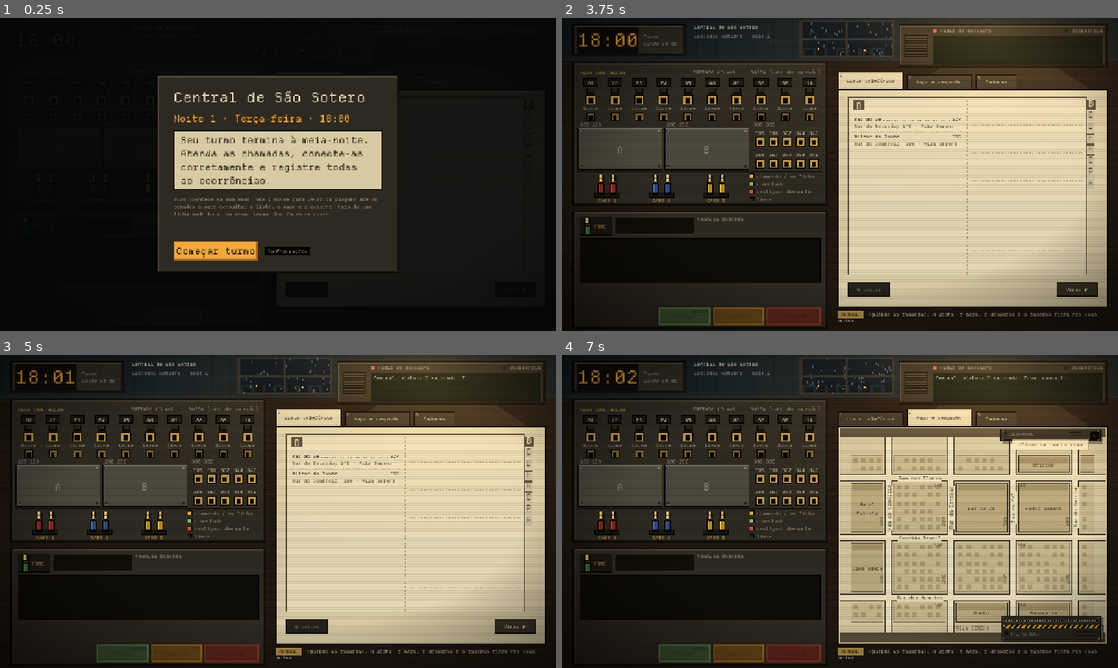
Above: before the commit, frames 1-4 (two rows, left to right).
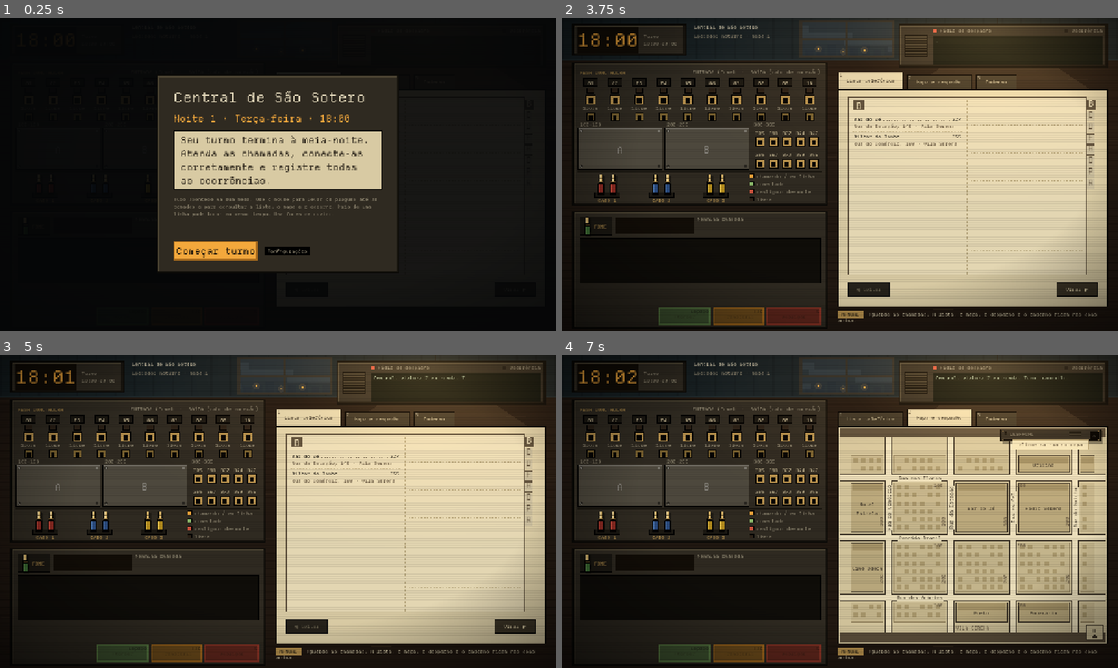
Above: after the commit, the same moments.

Repository: MendelDdS/Project-Switchboard
Game: Godot game, scene res://scenes/main.tscn
Same seed, same stepped clock (60 frames per second), same inputs: the game is played once before the commit and once after it.
Inputs (mouse positions are in pixels of both pictures, inside the frame that each line leads up to):
- Up to frame 1 (0.25 s): no input
- Up to frame 2 (3.75 s): click "Lista telefônica" at 0.5 s; click "Mapa e despacho" at 1.25 s; click "Virar ▶" at 2 s; click "Caderno" at 2.75 s; click "Começar turno" at 3.5 s
- Up to frame 3 (5 s): drag from (139, 470) to (333, 442) at 4.27 s
- Up to frame 4 (7 s): tap Enter at 5 s; drag from (973, 536) to (812, 574) at 5.02 s; move the mouse to (895, 442) at 5.77 s; hold X (hang_up) 5.78-6.5 s; tap 2 (tab_dispatch) at 5.85 s; click (895, 442) at 5.92 s; click "Abrir ficha" at 6.5 s

The runs differ from the first frame. In frame 2, 0.7% of the frame differs, in the area x 43-60%, y 0-13%; in frame 3, 0.7%; in frame 4, 2.0%, in the area x 43-98%, y 1-92%.

Commit message:
feat(#0000): fix some cards behaviors

Diff:
--- a/scripts/sfx.gd
+++ b/scripts/sfx.gd
@@ -21,7 +21,7 @@
 	"click": -14.0, "sw": -10.0, "plug_in": -3.0, "plug_out": -9.0, "key": -13.0, "page": -11.0,
 	"tick": -24.0, "pencil": -13.0, "ring": -9.0, "pulse": -10.0, "ringback": -13.0, "sit": -13.0,
 	"cut": -2.0, "static": -11.0, "crackle": -14.0, "thump": -5.0, "drop": -12.0, "rub": -13.0, "cord_stop": -16.0, "cord_tap": -17.0, "unroll": -8.0,
-	"typing": -13.0, "printer": -14.0, "punch": -8.0, "feed": -11.0, "shred": -10.0,
+	"typing": -13.0, "printer": -14.0, "punch": -8.0, "feed": -11.0, "read": -14.0, "shred": -10.0,
 }
 ## Volume (dB) dos sons de ambiente em cada clima; o que não aparece fica mudo.
 const WEATHER_MIX := {
@@ -698,7 +698,8 @@
 
 ## Ficha de despacho (`PunchCard`): a impressora datilografa o local ("typing"), imprime o cartão numa impressora de
 ## agulhas ("printer": linhas de zumbido áspero e o avanço do papel entre elas), o furador ("punch"), o cartucho
-## puxando o cartão ("feed": motor subindo e o papel raspando) e a trituradora ("shred": motor grave roncando e o
+## puxando o cartão ("feed": motor subindo e o papel raspando), o leitor do transmissor lendo os furos coluna a coluna
+## enquanto o cartão entra ("read": "tec tec" seco e regular, e dois no fim) e a trituradora ("shred": motor grave roncando e o
 ## papel rasgando aos trancos).
 func _build_card() -> void:
 	_begin(0.95)
@@ -737,6 +738,14 @@
 	_w = _biquad(_w, "lp", 1800.0, 0.7)
 	_noise(0.7, 0.05, "bp", 1200.0, 1.0, 0.8); _tone(0.7, 130.0, 0.06, "sine", 0.5)   # o cartão assenta
 	_end("feed")
+	_begin(1.1)
+	t = 0.05
+	while t < 0.8:
+		_noise(t, 0.01, "bp", 3200.0, 2.0, 0.8); _tone(t, 900.0, 0.012, "square", 0.25)
+		t += 0.065
+	for k in 2:
+		_noise(0.92 + k * 0.08, 0.012, "bp", 2600.0, 2.0, 1.0); _tone(0.92 + k * 0.08, 600.0, 0.02, "square", 0.35)
+	_end("read")
 	_begin(1.4)
 	ph = 0.0
 	for i in int(1.3 * RATE):
--- a/scripts/ui/punch_card.gd
+++ b/scripts/ui/punch_card.gd
@@ -2,9 +2,8 @@
 extends Control
 ## A ficha de despacho como objeto, por cima do mapa (este nó cobre a aba; fora das máquinas e do cartão o clique vai
 ## para o mapa, `_has_point`). Três máquinas: a impressora (canto de cima, à direita; desce quando a ficha abre e
-## sobe quando fecha, com o × junto), a trituradora (embaixo dela,
-## na borda de baixo; entra pela direita quando a ficha abre e sai por ela quando fecha) e o transmissor (canto de
-## baixo, à esquerda; sobe quando o cartão sai impresso e desce quando não há cartão). Fechar a ficha (`set_open`)
+## sobe quando fecha, com o × junto), a trituradora (embaixo dela, na borda de baixo) e o transmissor (canto de baixo,
+## à esquerda); as duas de baixo sobem quando o cartão sai impresso e descem quando não há cartão. Fechar a ficha (`set_open`)
 ## espera as máquinas se recolherem (`closed`).
 ## Marcar o local faz a impressora datilografar o local (`typing`) e imprimir um cartão perfurado (`printer`), que sai
 ## pela fenda já com o local, o bairro e o setor. O jogador perfura o tipo de ocorrência (um só) e as unidades, cada um
@@ -27,14 +26,15 @@
 const SENDER := Vector2(272, 74)
 const SHREDDER_H := 58.0
 const SLOT := 12.0          # a fenda de entrada, a partir do topo da máquina
+const DRAG_START := 5.0     # px que o mouse anda com o botão apertado até virar arraste (antes disso, é clique)
 const NEAR_SLOT := 24.0     # solto com a borda de baixo até esta distância da fenda (e por cima dela), entra
 const TYPE_SEC := 0.9       # datilografando o local
 const PRINT_SEC := 1.3      # o cartão saindo da impressora...
 const PRINT_STEPS := 12     # ...aos solavancos, uma linha de cada vez
-const SENDER_SEC := 0.45    # o transmissor subindo ou descendo
-const SHREDDER_SEC := 0.45  # a trituradora entrando ou saindo pela direita
+const LOWER_SEC := 0.45     # o transmissor e a trituradora subindo ou descendo
 const PRINTER_SEC := 0.45   # a impressora descendo ou subindo
-const FEED_SEC := 0.8       # o transmissor puxando o cartão
+const FEED_SEC := 0.8       # o transmissor puxando o cartão...
+const READ_SEC := 0.35      # ...e ainda lendo os furos, com ele já dentro, antes de enviar
 const SHRED_SEC := 1.2      # a trituradora engolindo o cartão
 const CHAD_SEC := 0.45      # o picote caindo
 const ROW := 19.0
@@ -55,8 +55,7 @@
 var dispatch: Dispatch
 var state := State.IDLE
 var _t := 0.0               ## segundos no estado atual
-var _up := 0.0              ## 0..1: o transmissor à vista (sobe de baixo)
-var _in := 0.0              ## 0..1: a trituradora à vista (vem da direita)
+var _up := 0.0              ## 0..1: o transmissor e a trituradora à vista (sobem de baixo)
 var _down := 0.0            ## 0..1: a impressora à vista (desce de cima)
 var _open := false          ## a ficha aberta (as máquinas à vista)
 var _closing := false       ## fechando: avisa `closed` quando as máquinas se recolherem
@@ -64,11 +63,13 @@
 var _from := 0.0            ## altura de onde o cartão começa a entrar na máquina
 var _into := ""             ## a máquina em que ele está entrando: "send" ou "shred"
 var _grab := Vector2.ZERO   ## onde o mouse pegou o cartão
+var _press := Vector2.INF   ## onde o botão foi apertado no cartão (INF = solto): ainda não se sabe se é clique ou arraste
 var _shake := Vector2.ZERO  ## a trituradora tremendo (um sorteio por quadro)
 var _serial := 0
 var _place := ""            ## o local impresso ("Rua do Sol, 1–99")
 var _sector := 0
-var _cells: Array = []      ## [Rect2 no cartão, "type" | "unit", id]
+var _cells: Array = []      ## [quadradinho no cartão, "type" | "unit", id, a linha inteira (clicável)]
+var _hover: Array = []      ## a posição sob o mouse (a linha dela fica realçada se der para perfurar)
 var _heads := {}            ## "type" / "unit" -> y do título da parte
 var _card_h := 0.0
 var _rules: Array[float] = []   ## pauta entre as linhas
@@ -143,15 +144,14 @@
 	return Rect2(_pos, Vector2(CARD_W, _card_h))
 
 
-## "send": o transmissor, no canto de baixo à esquerda (escondido embaixo da borda enquanto não sobe). "shred": a
-## trituradora, embaixo da impressora (escondida à direita enquanto não entra; treme enquanto tritura).
+## "send": o transmissor, no canto de baixo à esquerda. "shred": a trituradora, embaixo da impressora (treme enquanto
+## tritura). As duas ficam escondidas embaixo da borda enquanto não sobem.
 func _machine(m: String) -> Rect2:
+	var k := 1.0 - smoothstep(0.0, 1.0, _up)
 	if m == "send":
-		var down := roundf((1.0 - smoothstep(0.0, 1.0, _up)) * (SENDER.y + 10.0))
-		return Rect2(6.0, size.y - SENDER.y - 4.0 + down, SENDER.x, SENDER.y)
-	var x := _printer().position.x
-	var away := roundf((1.0 - smoothstep(0.0, 1.0, _in)) * (size.x - x + 10.0))
-	return Rect2(Vector2(x + away, size.y - SHREDDER_H - 4.0) + _shake, Vector2(_printer().size.x, SHREDDER_H))
+		return Rect2(6.0, size.y - SENDER.y - 4.0 + roundf(k * (SENDER.y + 10.0)), SENDER.x, SENDER.y)
+	var y := size.y - SHREDDER_H - 4.0 + roundf(k * (SHREDDER_H + 10.0))
+	return Rect2(Vector2(_printer().position.x, y) + _shake, Vector2(_printer().size.x, SHREDDER_H))
 
 
 func _slot(m: String) -> float:
@@ -166,15 +166,16 @@
 	_heads["type"] = y
 	y += 20.0
 	for o in GameData.CONTENT.occurrences:
-		_cells.append([Rect2(Vector2(10, y), CELL), "type", o])
+		_cells.append([Rect2(Vector2(10, y), CELL), "type", o, Rect2(4, y - 3.0, CARD_W - 8.0, ROW)])
 		y += ROW
 		_rules.append(y - 3.0)
 	y += 6.0
 	_heads["unit"] = y
 	y += 20.0
 	for u in Dispatch.UNIT_IDS:
-		_cells.append([Rect2(Vector2(10, y), CELL), "unit", u])
+		var top := y
 		y += 16.0 + Pal.ui.get_multiline_string_size(_why(u), HORIZONTAL_ALIGNMENT_LEFT, CARD_W - 36.0, 11).y + 4.0
+		_cells.append([Rect2(Vector2(10, top), CELL), "unit", u, Rect2(4, top - 3.0, CARD_W - 8.0, y - top)])
 		_rules.append(y - 3.0)
 	_card_h = y + FOOT
 	_sheet.size = Vector2(CARD_W, _card_h)
@@ -189,9 +190,10 @@
 	return T.text({"pol": T.Key.DISPATCH_WHY_POL, "bomb": T.Key.DISPATCH_WHY_BOMB, "amb": T.Key.DISPATCH_WHY_AMB}[u])
 
 
+## A posição de perfuração da linha sob `p` (clicar em qualquer ponto da linha perfura o quadradinho dela).
 func _cell_at(p: Vector2) -> Array:
 	for c in _cells:
-		if (c[0] as Rect2).grow(4.0).has_point(p - _pos):
+		if (c[3] as Rect2).has_point(p - _pos):
 			return c
 	return []
 
@@ -226,29 +228,28 @@
 			if k >= 1.0:
 				_go(State.READY)
 		State.FEEDING:
-			var k := minf(_t / (FEED_SEC if _into == "send" else SHRED_SEC), 1.0)
-			_pos.y = lerpf(_from, _slot(_into), ease(k, 1.6))
-			if k >= 1.0:
+			var sec := FEED_SEC if _into == "send" else SHRED_SEC
+			_pos.y = lerpf(_from, _slot(_into), ease(minf(_t / sec, 1.0), 1.6))
+			if _t >= sec + (READ_SEC if _into == "send" else 0.0):
 				_go(State.IDLE)
 				(inserted if _into == "send" else discarded).emit()
 	var shredding := state == State.FEEDING and _into == "shred"
 	_shake = Vector2(randi_range(-1, 1), randi_range(-1, 1)) if shredding else Vector2.ZERO
-	var shown := _open and (state in [State.READY, State.DRAGGING] or state == State.FEEDING and _into == "send")
-	var was := Vector3(_up, _in, _down)
-	_up = move_toward(_up, 1.0 if shown else 0.0, delta / SENDER_SEC)
-	_in = move_toward(_in, 1.0 if _open else 0.0, delta / SHREDDER_SEC)
+	var shown := _open and state in [State.READY, State.DRAGGING, State.FEEDING]
+	var was := Vector2(_up, _down)
+	_up = move_toward(_up, 1.0 if shown else 0.0, delta / LOWER_SEC)
 	_down = move_toward(_down, 1.0 if _open else 0.0, delta / PRINTER_SEC)
 	var close := get_node_or_null("Close") as Control   # o × fica na impressora
 	if close != null:
 		close.position.y = _printer().position.y + 5.0
-	if _closing and _up == 0.0 and _in == 0.0 and _down == 0.0:
+	if _closing and _up == 0.0 and _down == 0.0:
 		_closing = false
 		closed.emit()
 	for ch in _chads:
 		ch[1] += delta
 	_chads = _chads.filter(func(ch): return ch[1] < CHAD_SEC)
 	_place_sheet()
-	if state != State.IDLE or _up > 0.0 or was != Vector3(_up, _in, _down):
+	if state != State.IDLE or _up > 0.0 or was != Vector2(_up, _down):
 		queue_redraw()
 
 
@@ -268,7 +269,9 @@
 
 
 func _notification(what: int) -> void:
-	if what == NOTIFICATION_RESIZED and state in [State.READY, State.DRAGGING]:
+	if what == NOTIFICATION_MOUSE_EXIT:
+		_hover = []
+	elif what == NOTIFICATION_RESIZED and state in [State.READY, State.DRAGGING]:
 		_pos = _clamp(_pos)
 	elif what == NOTIFICATION_TRANSLATION_CHANGED and is_node_ready() and not _cells.is_empty():
 		_layout()   # o protocolo muda de tamanho com o idioma
@@ -278,29 +281,40 @@
 # ------------------------------------------------------------------ mouse
 
 func _has_point(p: Vector2) -> bool:
-	if _down > 0.0 and _printer().has_point(p) or _in > 0.0 and _machine("shred").has_point(p) or state == State.DRAGGING:
+	if _down > 0.0 and _printer().has_point(p) or state == State.DRAGGING:
 		return true
 	if state in [State.READY, State.FEEDING] and _card_rect().has_point(p):
 		return true
-	return _up > 0.0 and _machine("send").has_point(p)
-
-
+	return _up > 0.0 and (_machine("send").has_point(p) or _machine("shred").has_point(p))
+
+
+## Apertar no cartão não faz nada ainda: andar `DRAG_START` px com o botão apertado o arrasta (de qualquer ponto,
+## sem perfurar); soltar antes disso é clique, e perfura a linha.
 func _gui_input(e: InputEvent) -> void:
 	if e is InputEventMouseMotion:
+		if _press != Vector2.INF and state == State.READY and e.position.distance_to(_press) > DRAG_START:
+			_grab = _press - _pos
+			_press = Vector2.INF
+			_go(State.DRAGGING)
 		if state == State.DRAGGING:
 			_pos = _clamp(e.position - _grab)
+		var h := _cell_at(e.position) if state == State.READY and _card_rect().has_point(e.position) else []
+		if h != _hover:
+			_hover = h
+			_sheet.queue_redraw()
 		mouse_default_cursor_shape = _cursor(e.position)
 	elif e is InputEventMouseButton and e.button_index == MOUSE_BUTTON_LEFT:
 		if e.pressed and state == State.READY and _card_rect().has_point(e.position):
-			var c := _cell_at(e.position)
-			if not c.is_empty():
-				_punch(c)
-			else:
-				_grab = e.position - _pos
-				_go(State.DRAGGING)
+			_press = e.position
 			accept_event()
-		elif not e.pressed and state == State.DRAGGING:
-			_drop()
+		elif not e.pressed:
+			if state == State.DRAGGING:
+				_drop()
+			elif _press != Vector2.INF and state == State.READY:
+				var c := _cell_at(_press)
+				if not c.is_empty():
+					_punch(c)
+			_press = Vector2.INF
 			mouse_default_cursor_shape = _cursor(e.position)
 			accept_event()
 
@@ -336,13 +350,14 @@
 	for m in ["send", "shred"]:
 		var r := _machine(m)
 		var centered := absf(_pos.x + CARD_W / 2.0 - r.get_center().x) < CARD_W / 3.0
-		var there := _up > 0.5 if m == "send" else _in > 0.5
-		if there and centered and bottom >= _slot(m) - NEAR_SLOT and bottom <= r.end.y:
+		if _up > 0.5 and centered and bottom >= _slot(m) - NEAR_SLOT and bottom <= r.end.y:
 			_pos.x = r.get_center().x - CARD_W / 2.0
 			_from = _pos.y
 			_into = m
 			_go(State.FEEDING)
 			Sfx.play("feed" if m == "send" else "shred")
+			if m == "send":
+				Sfx.play("read")   # o leitor lendo os furos enquanto o cartão entra
 			return
 	_go(State.READY)
 
@@ -357,7 +372,6 @@
 func _draw() -> void:
 	if _up > 0.0:
 		_draw_sender()
-	if _in > 0.0:
 		_draw_shredder()
 	if _down > 0.0:
 		_draw_printer()
@@ -508,6 +522,8 @@
 		if heads[kind][0]:
 			_text(ci, Vector2(check.position.x, check.position.y + 10.0), "X", Pal.INK, check.size.x, HORIZONTAL_ALIGNMENT_CENTER)
 		ci.draw_rect(Rect2(10, y + 15.0, CARD_W - 20.0, 1), Color(FORM, 0.5))
+	if not _hover.is_empty() and state == State.READY and _can_punch(_hover[1], _hover[2]):
+		ci.draw_rect(_hover[3], Color(Pal.AMBER, 0.16))   # a linha que vai ser perfurada
 	for y in _rules:
 		ci.draw_rect(Rect2(28, y, CARD_W - 38.0, 1), RULE)
 	var count := {"type": 0, "unit": 0}   # cada parte numera as suas posições: 1, 2, 3...
--- a/tests/test_flow.gd
+++ b/tests/test_flow.gd
@@ -80,6 +80,12 @@
 		e.pressed = pressed == 1
 	e.position = p
 	n._gui_input(e)
+
+
+## Clique (aperta e solta no mesmo lugar) sobre o nó `n`.
+func _click(n: Control, p: Vector2) -> void:
+	_mouse(n, p, 1)
+	_mouse(n, p, 0)
 
 
 func _move(e: int, j: int) -> void:
@@ -717,7 +723,7 @@
 		_mouse(card, at + to - card._pos)
 		_mouse(card, at + to - card._pos, 0)
 	var slot := func(machine: String) -> Vector2:   # o canto do cartão com a borda de baixo na fenda da máquina
-		await wait_until(func(): return card._up >= 1.0 and card._in >= 1.0, 2.0)   # as máquinas terminam de entrar
+		await wait_until(func(): return card._up >= 1.0, 2.0)   # as máquinas terminam de subir
 		return Vector2(card._machine(machine).get_center().x - card.CARD_W / 2.0, card._slot(machine) - card._card_h + 8.0)
 	drag.call(await slot.call("send"))
 	ok(card.state == card.State.FEEDING, "cartão em branco também entra no cartucho")
@@ -730,7 +736,7 @@
 	ok(card.state == card.State.READY and card._pos == table, "solto na mesa, o cartão fica onde está")
 	drag.call(Vector2(-500, 9000))
 	ok(card._pos.x == 0.0 and card._pos.y + card._card_h <= card.size.y, "o cartão não sai do mapa")
-	_mouse(card, cell.call("Outro"), 1)
+	_click(card, cell.call("Outro"))
 	var faults: int = m.report.faults.size()
 	drag.call(await slot.call("shred"))
 	ok(card.state == card.State.FEEDING and card._into == "shred", "solto na trituradora, ela puxa o cartão")
@@ -738,12 +744,19 @@
 		and d._slip.visible and m.report.faults.size() == faults, "triturado: nada sai, sem advertência, a impressora espera outro local")
 	d.set_location("sol", 0, "Rua do Sol, 1–99")
 	ok(await wait_until(func(): return card.state == card.State.READY, 5.0), "mais um cartão")
-	_mouse(card, cell.call("Incêndio"), 1)
-	_mouse(card, cell.call("Mal súbito"), 1)
+	_click(card, cell.call("Incêndio"))
+	_click(card, cell.call("Mal súbito"))
 	ok(d.occurrence() == "Incêndio", "um tipo só: o primeiro furo vale")
 	ok(d._selected_units().is_empty() and not d.can_send(), "o tipo não marca unidade")
-	_mouse(card, cell.call("amb"), 1)
-	ok(d.can_send() and d.picked() == ["amb"], "local, tipo e unidade perfurados")
+	var row: Vector2 = cell.call("amb") + Vector2(120, 20)   # no protocolo, longe do quadradinho
+	var held: Vector2 = card._pos
+	_mouse(card, row, 1)   # apertar na linha e arrastar move o cartão sem perfurar
+	_mouse(card, row + Vector2(-40, 30))
+	_mouse(card, row + Vector2(-40, 30), 0)
+	ok(d.picked().is_empty() and card._pos == held + Vector2(-40, 30), "arrastar pela linha move o cartão, sem perfurar")
+	row += Vector2(-40, 30)
+	_click(card, row)
+	ok(d.can_send() and d.picked() == ["amb"], "local, tipo e unidade perfurados (clicando em qualquer ponto da linha)")
 	drag.call(await slot.call("send"))
 	ok(card.state == card.State.FEEDING and card._into == "send", "o transmissor puxa o cartão completo")
 	ok(await wait_until(func(): return d._location.is_empty(), 3.0), "o cartão no cartucho envia")
Not shown, changed: CLAUDE.md
